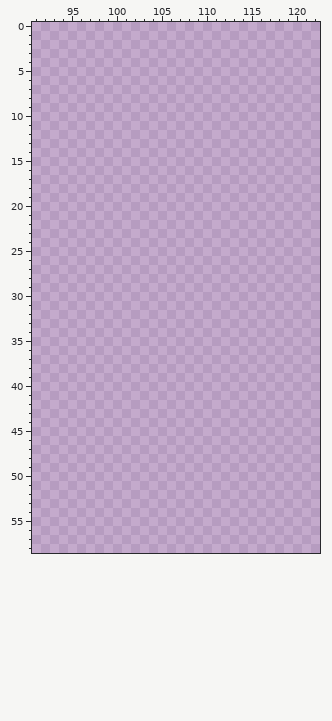
Pixel-art file, stored at Todo/Arte/characters2.ase. Above: the version before the commit.
170x66 pixels, 1 frame. Colours within 5 levels of each other are drawn and written as one. Shown: x 91..122, y 0..58.
Now the later version:
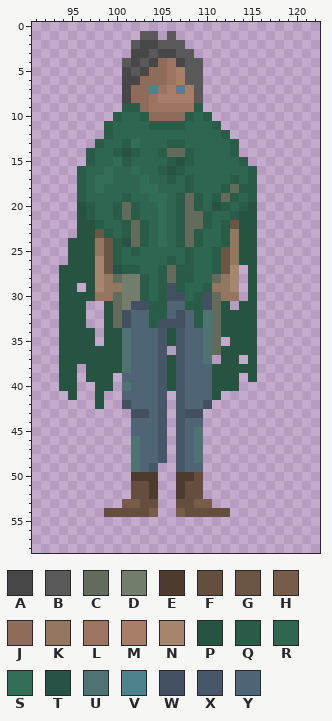
Palette (. is transparent): A #474747  B #595959  C #626b5c  D #727d6b  E #4d3b2f  F #664e3f  G #6b5646  H #785c4a  J #8f6c5a  K #94775f  L #9c7460  M #a87e68  N #a6866c  P #265441  Q #2a5d48  R #2e664f  S #316e55  T #265248  U #4f7373  V #4d838c  W #435061  X #455769  Y #4f6575
Change:
Changed rows in their new state; - is an unchanged pixel.
Layers "Poncho", "camisa", "detras":
first column x 94:
 1 ---------BB-B---------
 2 --------BAABBB--------
 3 --------AABAABB-------
 4 -------BABAJLABB------
 5 -------ABAJJLMBB------
 6 -------AAJJJLMBB------
 7 -------AJJVLMVMB------
 8 -------AJJLMMMMB------
 9 -------QQJLLLLLQ------
10 ------QRRQJJJJQRQ-----
11 -----QRRRRQQQQRRRQ----
12 -----QRRRRRRRRRRRRQ---
13 ----QRRQSRRRQQRRRRRQ--
14 ---QRRQPQRRQCCQRRRRQ--
15 ---QRRSQRRRRQPQRRRRRQ-
16 --QRRSRRSRRQPQRRRRRRRQ
17 --QRSSRRRSRRQRQRRRRQRQ
18 --QRSRRRRSSRRRQRRRQCQQ
19 --QRRRRQRRSSRQCQRQCQRQ
20 --PQRRQCQRRSRQCQRPQRQP
21 --PQRRQCQRRSRQCCQRRQPP
22 --PPQRRQCQRSRQCCQRQGPP
23 --PPGQRQCQRSRQCQRRQKPP
24 -PPPKGQTCQRSRQCQRRQKPP
25 -PPPKGQRQRRRRRQRRQGKPP
26 -PPPNGQRRRRRQRQRRQGKPP
27 PPPPNGTQQRRQCQQRRQGN-P
28 PPPPNKCDDQRQCQQRRCKN-P
29 PP-PNKKDDQRQWQRRQKKN-P
30 PPPPKKCDDQRQWWRQWCKK-P
31 PPP--PCDWWQQYYQQWCP-PP
32 PPP--PCWYYQQYWYQUCPPPP
33 PPP--PCWYYQWWWYQUCPPPP
34 PPPP-PPUYYYXPXYYUCPPPP
35 PPPP-PPUYYYXPXYYUC-PPP
36 PPPPPPPUYYYX-XYYUCPPPP
37 PPPPPPPUYYYXPXYYU-PP-P
38 PP-PPPPUYYYXPXYYYPPPPP
39 PP-PPP-YYYYXPXYYYPPP-P
40 PP--PP-UYYYXPXYYYPPP--
41 -P--P--YYYYX-XYYYP----
42 ----P--WYYYX-XYYW-----
43 --------WWYX-XWW------
44 --------YYYX-XYY------
45 --------YYYX-XYU------
46 --------UYYX-XYU------
47 --------UYYX-XYU------
48 --------UYYX-XYU------
49 --------UYX--XYY------
50 --------EEE--EEF------
51 --------FFE--EFF------
52 --------FFE--EFF------
53 -------HHFF--FFHH-----
54 -----FFFFFH--HFFFFF---
